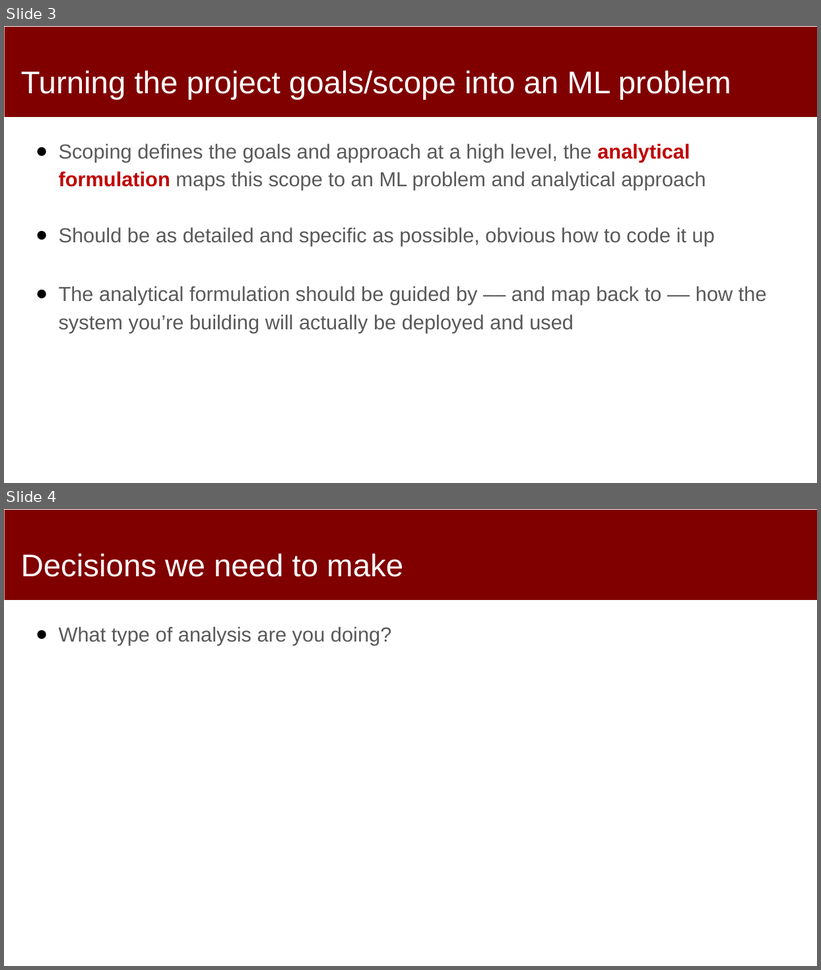
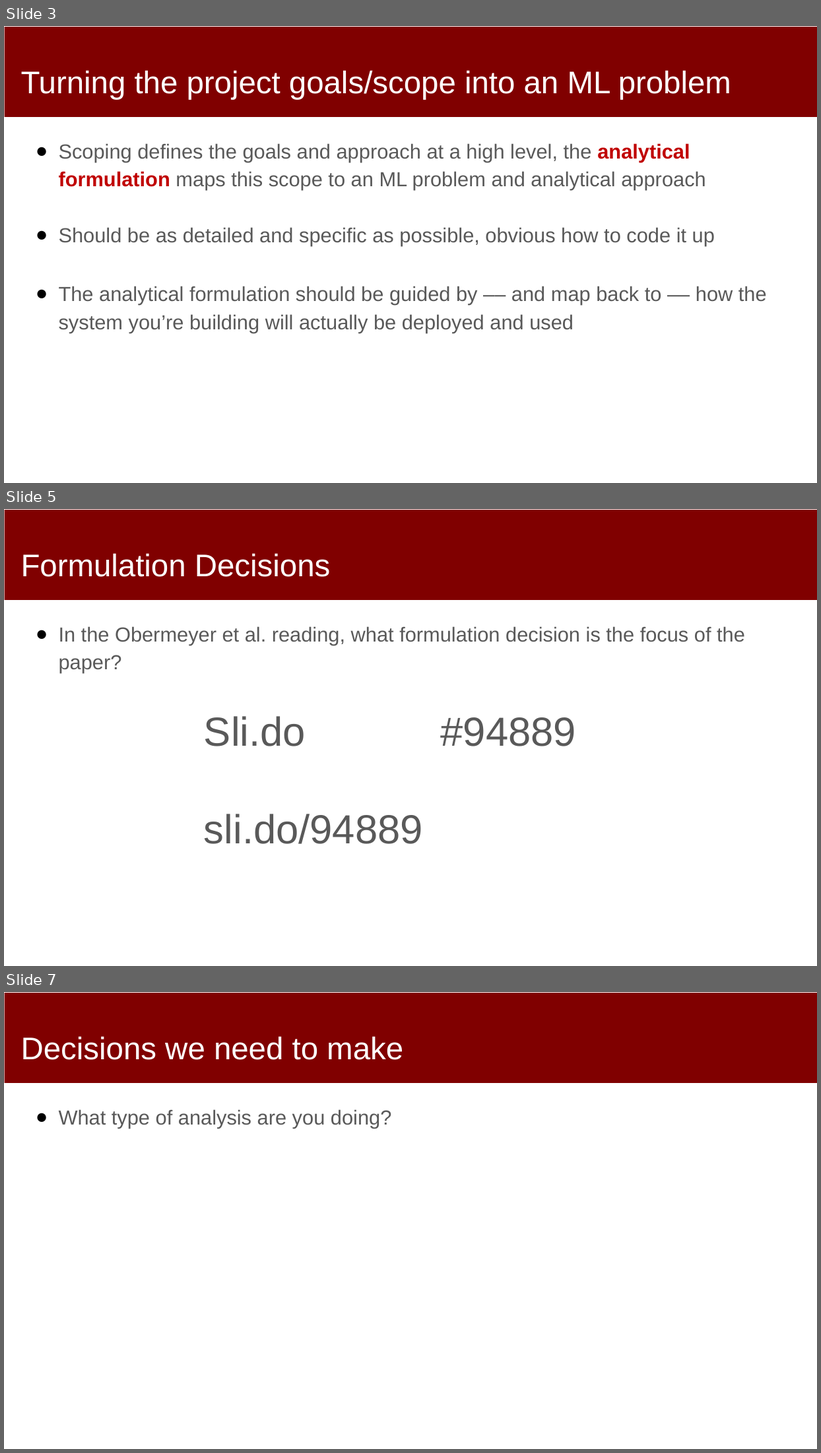
Before and after one commit to dssg/mlforpublicpolicylab, a slide deck: Lectures/07-formulation-and-baselines.pptx. Shown one above the other, each under a label of ours: slides 3 and 4 before the commit, slides 3, 5 and 7 after it; the slides between them are not shown. The pictures are 821x970 and 821x1453 pixels, drawn with LibreOffice and Linux fonts; fonts in the diff are those of the drawing. Boxes give left, top, right and bottom in pixels: in the first picture for what was removed or moved away, otherwise in the second. Text is boxed around its words. In the diff, an @@ line names an element or a change of style, - is before the commit and + after.

Commit message:
formulation slides

```diff
--- a/Lectures/07-formulation-and-baselines.pptx
+++ b/Lectures/07-formulation-and-baselines.pptx
@@ slide 5 added at bbox=[4, 509, 817, 966], background #FFFFFF; not listed: 1 template element that a slide beside it also shows @@
@@ title added at bbox=[21, 553, 331, 577], 37 pt, text #FFFFFF @@
+Formulation Decisions
@@ text added at bbox=[59, 626, 745, 673], 24 pt, text #595959 @@
+● In the Obermeyer et al. reading, what formulation decision is the focus of the paper?
@@ text added at bbox=[204, 718, 576, 844], 48 pt, text #595959 @@
+Sli.do #94889
+sli.do/94889
@@ what was slide 4 is now slide 7 @@
```
Also in this commit, not shown: 1 slide changed, 8 other slides added, 2 slides removed.
